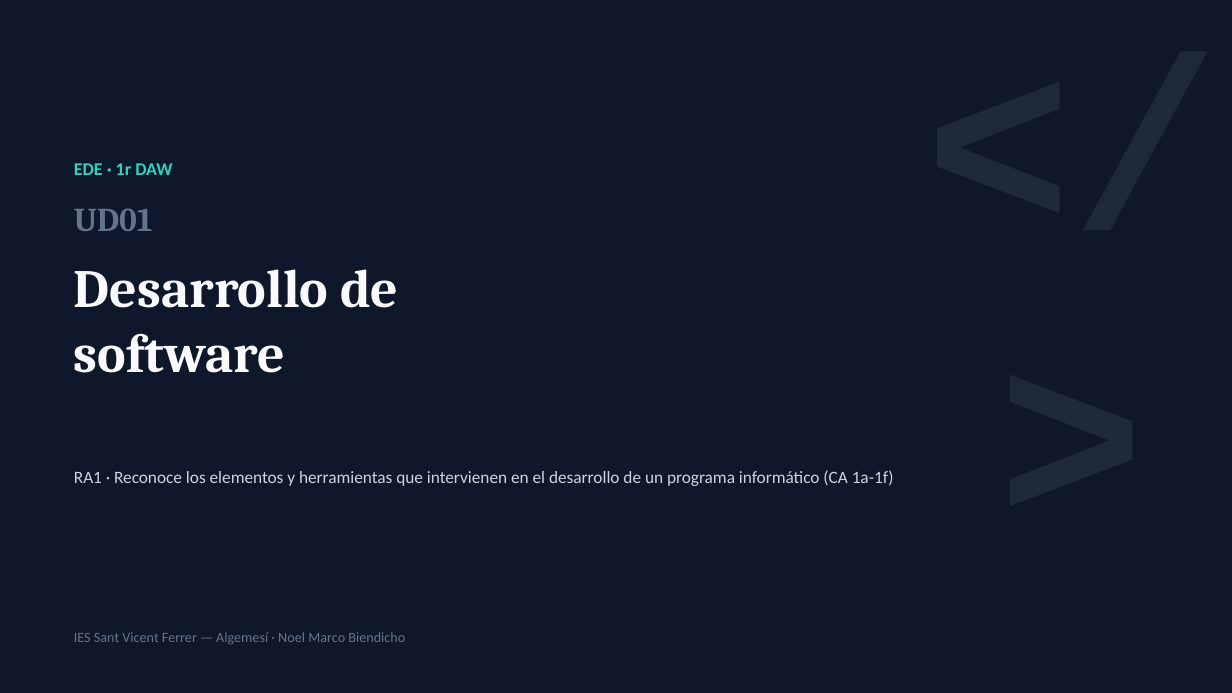
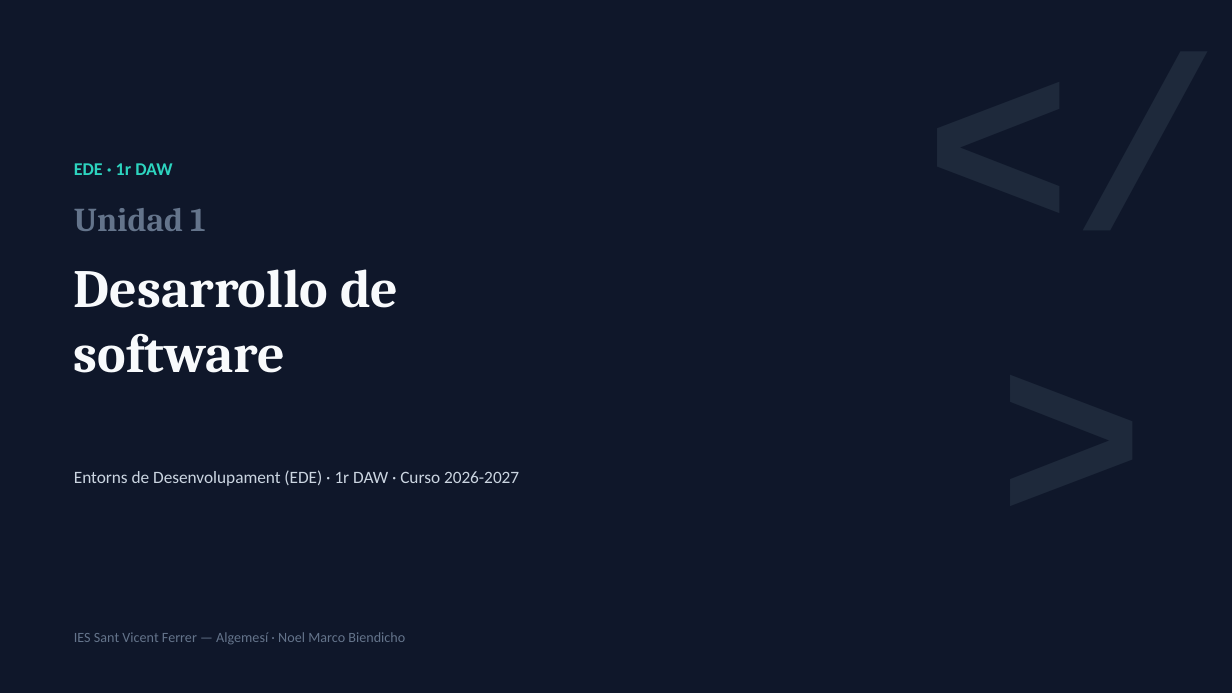
Before and after one commit to noelsueca-coder/temario-lmsgi-ede, a slide deck: slide 1 of EDE/UD01-Desarrollo-Software/UD01_EDE_Desarrollo_Software.pptx. Drawn at 1232x693 pixels with LibreOffice and Linux fonts; fonts in the diff are those of the drawing. Boxes give left, top, right and bottom in pixels: in the first picture for what was removed or moved away, otherwise in the second. Text is boxed around its words. In the diff, an @@ line names an element or a change of style, - is before the commit and + after.

```diff
--- a/EDE/UD01-Desarrollo-Software/UD01_EDE_Desarrollo_Software.pptx
+++ b/EDE/UD01-Desarrollo-Software/UD01_EDE_Desarrollo_Software.pptx
@@ text at (x1=74, y1=208, x2=205, y2=231): text changed @@
-UD01
+Unidad 1
@@ text at (x1=74, y1=470, x2=519, y2=486): text changed @@
-RA1 · Reconoce los elementos y herramientas que intervienen en el desarrollo de un programa informático (CA 1a-1f)
+Entorns de Desenvolupament (EDE) · 1r DAW · Curso 2026-2027
```
Also in this commit, not shown: 8 other slides changed, 31 slides added, 6 slides removed, 2 other files.
